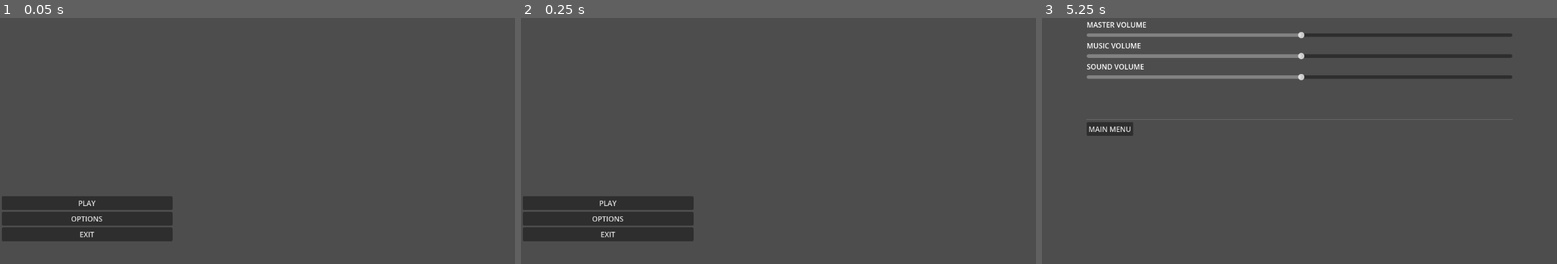
Above: before the commit, frames 1-3 (left to right).
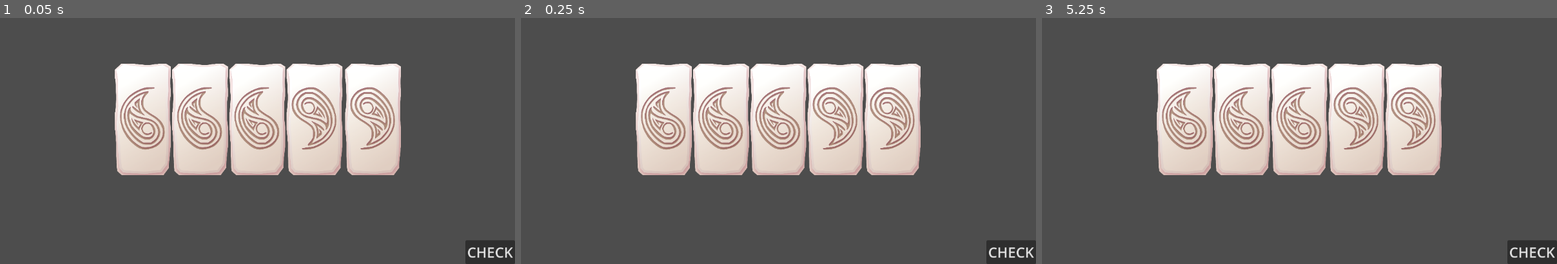
Above: after the commit, the same moments.

Repository: Wendfrey/minijam_210_astral
Game: Godot game, scene res://test_world.tscn
The game is run twice, just before and just after one commit, with the same random seed, the same clock (stepped at 60 frames per second) and the same inputs. Before the commit the project starts from res://Scenes/MainMenu.tscn.
Inputs (mouse positions are in pixels of both pictures, inside the frame that each line leads up to):
- Up to frame 1 (0.05 s): no input
- Up to frame 2 (0.25 s): no input
- Up to frame 3 (5.25 s): click (1531, 251) at 0.5 s, where only the run after the commit has a clickable "CHECK"; click (1129, 202) at 1.25 s, where only the run before the commit has a clickable "PLAY"; click (1129, 202) at 2 s, where only the run before the commit has a clickable "PLAY"; click (1531, 251) at 2.75 s, where only the run after the commit has a clickable "CHECK"; click (1129, 202) at 3.5 s, where only the run before the commit has a clickable "PLAY"; click (1531, 251) at 4.25 s, where only the run after the commit has a clickable "CHECK"; click (1129, 219) at 5 s, where only the run before the commit has a clickable "OPTIONS"

The runs differ from the first frame. In frame 1, 30% of the frame differs, in the area x 0-100%, y 18-100%; in frame 2, 30%; in frame 3, 28%.

Commit message:
track de errores pieza por pieza

Diff:
--- a/minijam-210-astral/CheckRules.gd
+++ b/minijam-210-astral/CheckRules.gd
@@ -17,14 +17,19 @@
 
 func checkRules():
 	var pieces:Array[Ficha] = spacer.getPiecesArray()
+	var error_pieces:Array[Ficha]
+
+	for piece in pieces:
+		piece.errores.clear()
 
 	for rule in rules:
-		if not rule.check_rules(pieces):
-			text = "No OK"
-			return false
+		error_pieces.append_array(rule.check_rules(pieces))
+		if error_pieces.size() > 0:
+			for error_piece in error_pieces:
+				error_piece.vibrate()
+				error_piece.errores.append(rule.rule_name)
 
-	text = "Todo OK"
-	return true
+	return error_pieces.size() == 0
 
 func _on_button_pressed() -> void:
 	print(checkRules())
--- a/minijam-210-astral/element.gd
+++ b/minijam-210-astral/element.gd
@@ -11,8 +11,11 @@
 var focused = false
 var picked = false
 var offset:Vector2
+var current_anim:Tween = null
+var current_pos:Vector2
 
 @export var tipo:Tipo = Tipo.A
+var errores:Array[String]
 
 @onready var sprite_2d: Sprite2D = $Sprite2D
 
@@ -33,6 +36,8 @@
 
 func _on_mouse_entered() -> void:
 	focused = true
+	for error in errores:
+		print(error)
 
 func _on_mouse_exited() -> void:
 	focused = false
@@ -53,3 +58,13 @@
 		global_position = get_global_mouse_position() + offset
 		get_viewport().set_input_as_handled()
 		moved.emit()
+
+func vibrate():
+	if current_anim:
+		current_anim.stop()
+	current_pos = position
+	current_anim = get_tree().create_tween()
+	current_anim.bind_node(self)
+	current_anim.tween_property(self, "position", Vector2(3, 0), 0.05).as_relative()
+	current_anim.tween_property(self, "position", Vector2(-3, 0), 0.05).as_relative()
+	current_anim.tween_property(self, "position", current_pos, 0.05)
--- a/minijam-210-astral/project.godot
+++ b/minijam-210-astral/project.godot
@@ -11,7 +11,7 @@
 [application]
 
 config/name="Minijam210Astral"
-run/main_scene="uid://dpfqty7vlkf04"
+run/main_scene="uid://csjyu5taxo1po"
 config/features=PackedStringArray("4.6", "GL Compatibility")
 config/icon="res://icon.svg"
 
--- a/minijam-210-astral/rules/BaseRule.gd
+++ b/minijam-210-astral/rules/BaseRule.gd
@@ -2,8 +2,10 @@
 
 var arrayPieces:Array[Ficha] = []
 var indexPieces:Array[int] = []
+var rule_name = "Default Name"
+var rule_description = "Default Description"
 
-func check_rules(pArrayPieces:Array[Ficha]) -> bool:
+func check_rules(pArrayPieces:Array[Ficha]) -> Array[Ficha]:
 	arrayPieces = pArrayPieces
 	indexPieces = Array(
 		range(arrayPieces.size()),
@@ -11,7 +13,7 @@
 		"",
 		null
 	)
-	return false
+	return pArrayPieces
 
 
 func get_index_of_type(filtro: Ficha.Tipo) -> Array[int]:
--- a/minijam-210-astral/rules/Rule_BAfterA.gd
+++ b/minijam-210-astral/rules/Rule_BAfterA.gd
@@ -1,12 +1,16 @@
 extends BaseRules
 
-func check_rules(pArrayPieces:Array[Ficha]) -> bool:
+func check_rules(pArrayPieces:Array[Ficha]) -> Array[Ficha]:
+	rule_name = "B must be after A"
 	super.check_rules(pArrayPieces)
+	var error_fichas:Array[Ficha]
 
-	if not get_index_of_type(Ficha.Tipo.B).all(isBAfterA):
-		return false
+	for index_ficha in get_index_of_type(Ficha.Tipo.B):
+		if not isBAfterA(index_ficha):
+			error_fichas.append(pArrayPieces[index_ficha])
 
-	return true
+	return error_fichas
+
 
 func isBAfterA(bIndex:int) -> bool:
 	return bIndex > 0 and arrayPieces[bIndex - 1].tipo == Ficha.Tipo.A
Not shown, added: minijam-210-astral/assets/img/TinyIconA.png.import
Not shown, added: minijam-210-astral/assets/img/TinyIconB.png.import
Not shown, added: minijam-210-astral/assets/img/TinyIconC.png.import
Not shown, added: minijam-210-astral/assets/img/TinyIconD.png.import
Not shown, added: minijam-210-astral/assets/img/TinyIconE.png.import
Not shown, added: minijam-210-astral/assets/img/TinyIconF.png.import
Not shown, added: minijam-210-astral/assets/img/TinyIconG.png.import
